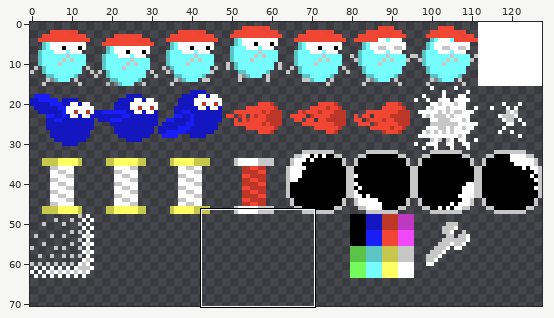
One commit to this sprite sheet: Assets/Sprites/Sprites.png. The picture above shows the old version from afar; the outline marks the close-up.
Close-up. As it was:
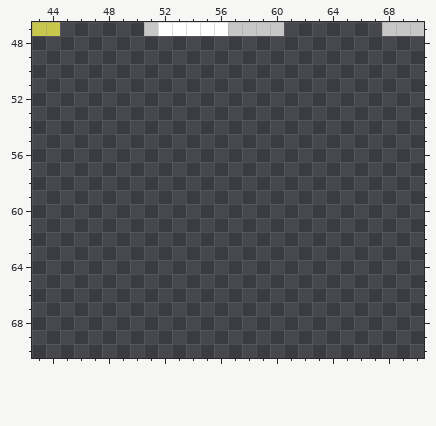
The file is 128x128 pixels. Pixels under 10% opacity are left out. Colours within 5 levels of each other are drawn and written as one. Shown: x 43..70, y 47..70. The wide view leaves out empty margins.
Now the later version:
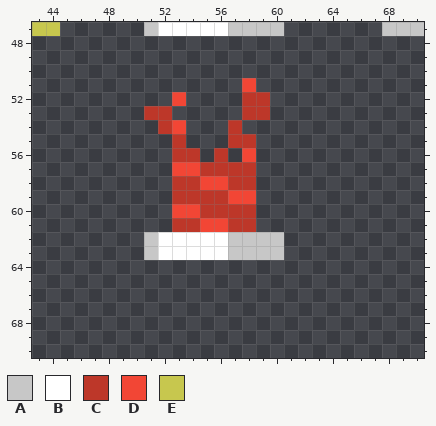
Palette (. is transparent): A #c7c7c7  B #ffffff  C #bd3729  D #f24635  E #c7c74e
Diff:
Colour A is added in rows 62 to 63 at x 51 and 57 to 60.
Colour B is added in rows 62 to 63 at x 52 to 56.
Colour C is added in row 52 at x 58 to 59; in row 53 at x 51 to 52 and 58 to 59; in row 54 at x 52 and 57; in row 55 at x 53 and 57 to 58; in row 56 at x 53 to 54 and 56; in row 57 at x 55 to 58.
Colour C is added in row 58 at x 53 to 54 and 57 to 58; in row 59 at x 53 to 56; in row 60 at x 55 to 58; in row 61 at x 53 to 54 and 57 to 58.
Colour D is added in row 51 at x 58; in row 52 at x 53; in row 54 at x 53; in row 56 at x 58; in row 57 at x 53 to 54; in row 58 at x 55 to 56.
Colour D is added in row 59 at x 57 to 58; in row 60 at x 53 to 54; in row 61 at x 55 to 56.
